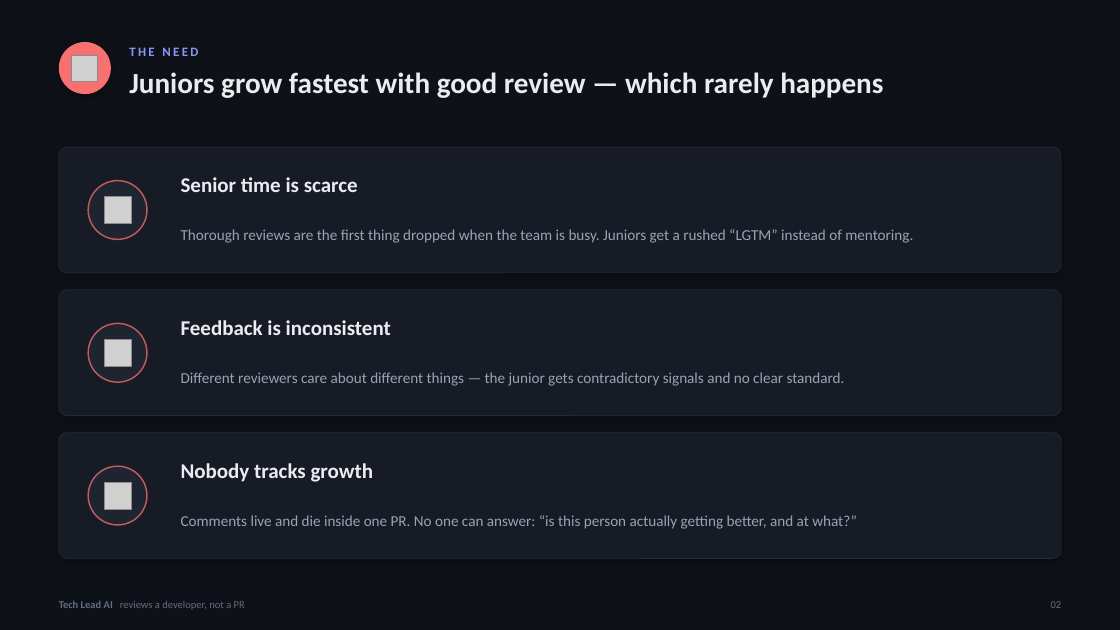
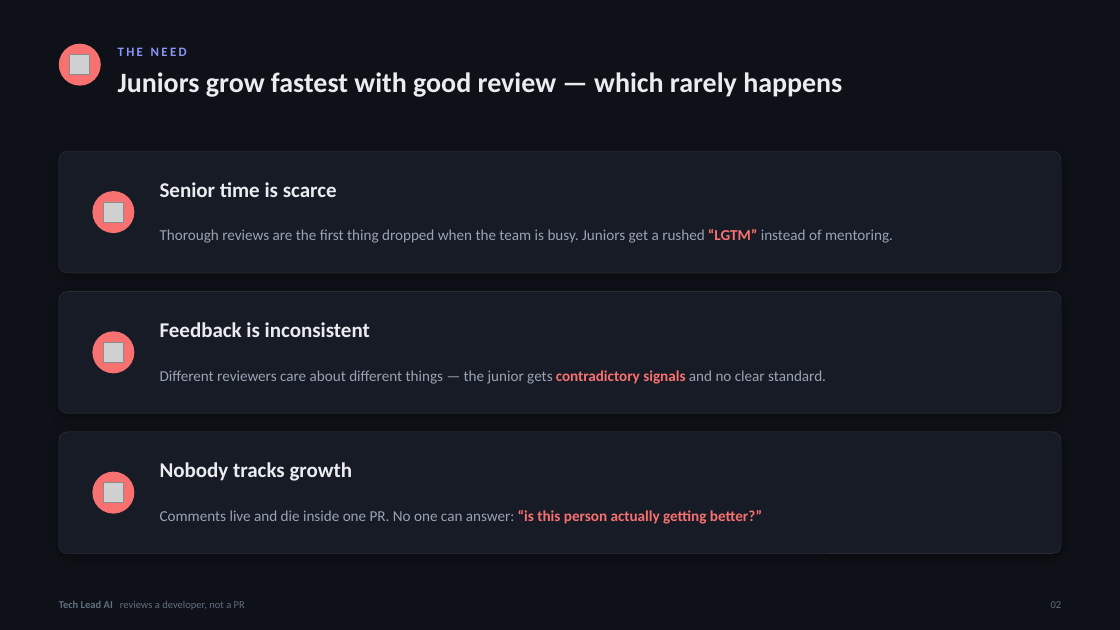
Before and after one commit to TechLead-AI/techlead-ai, a slide deck: slide 2 of TechLead2.pptx. Drawn at 1120x630 pixels with LibreOffice and Linux fonts; fonts in the diff are those of the drawing; grey boxes stand for pictures. Boxes give left, top, right and bottom in pixels: in the first picture for what was removed or moved away, otherwise in the second. Text is boxed around its words. In the diff, an @@ line names an element or a change of style, - is before the commit and + after.

```diff
--- a/TechLead2.pptx
+++ b/TechLead2.pptx
@@ ellipse: place and size @@
-ellipse at (59,42,111,94)
+ellipse at (59,44,101,86)
@@ ellipse at (59,44,101,86): shadow off @@
@@ picture: place and size @@
-picture at (71,55,97,82)
+picture at (70,55,90,75)
@@ text "THE NEED": place and size @@
-text "THE NEED" at (129,47,198,56)
+text "THE NEED" at (118,47,187,56)
@@ text "Juniors grow fastest with good ...": place and size @@
-text "Juniors grow fastest with good ..." at (129,72,883,98)
+text "Juniors grow fastest with good ..." at (118,72,842,97)
@@ text "Juniors grow fastest with good ..." at (118,72,842,97): size 25 to 24 pt @@
@@ rounded rectangle: place and size @@
-rounded rectangle at (59,147,1061,273)
+rounded rectangle at (59,151,1061,273)
@@ text "Senior time is scarce": place and size @@
-text "Senior time is scarce" at (181,177,358,192)
+text "Senior time is scarce" at (160,182,337,197)
@@ ellipse: place and size @@
-ellipse at (88,181,147,239)
+ellipse at (92,191,134,233)
@@ picture: place and size @@
-picture at (104,197,131,223)
+picture at (103,202,124,222)
@@ text "Thorough reviews are the first ...": place and size @@
-text "Thorough reviews are the first ..." at (181,229,913,243)
+text "Thorough reviews are the first ..." at (160,229,893,243)
@@ text "Thorough reviews are the first ..." at (160,229,893,243): text colour #9AA3B2 to #F87171, bold on in "“LGTM”"; line spacing 1.1 to 1.05 @@
@@ text "Feedback is inconsistent": place and size @@
-text "Feedback is inconsistent" at (181,320,391,335)
+text "Feedback is inconsistent" at (160,322,370,337)
@@ ellipse: place and size @@
-ellipse at (88,323,147,382)
+ellipse at (92,331,134,373)
@@ picture: place and size @@
-picture at (104,339,131,366)
+picture at (103,343,124,363)
@@ text "Different reviewers care about different ...": place and size @@
-text "Different reviewers care about different ..." at (181,372,845,386)
+text "Different reviewers care about different ..." at (160,370,826,384)
@@ text "Different reviewers care about different ..." at (160,370,826,384): text colour #9AA3B2 to #F87171, bold on in "contradictory signals"; line spacing 1.1 to 1.05 @@
@@ proportions changed in 3 elements at (59,292,1061,413), (59,151,1061,273), (59,432,1061,554) @@
@@ rounded rectangle: place and size @@
-rounded rectangle at (59,433,1061,559)
+rounded rectangle at (59,432,1061,554)
@@ fill #1E2430 to #F87171; outline #F87171 1.25 pt to none in 3 elements at (92,331,134,373), (92,191,134,233), (92,472,134,514) @@
@@ ellipse: place and size @@
-ellipse at (88,466,147,525)
+ellipse at (92,472,134,514)
@@ text "Nobody tracks growth": place and size @@
-text "Nobody tracks growth" at (181,463,374,482)
+text "Nobody tracks growth" at (160,462,353,481)
@@ picture: place and size @@
-picture at (104,482,131,509)
+picture at (103,483,124,503)
@@ text at (160,510,762,524): text changed @@
-Comments live and die inside one PR. No one can answer: “is this person actually getting better, and at what?”
+Comments live and die inside one PR. No one can answer: “is this person actually getting better?”
```
Also in this commit, not shown: 17 other slides changed, 2 slides added, 3 slides removed.
